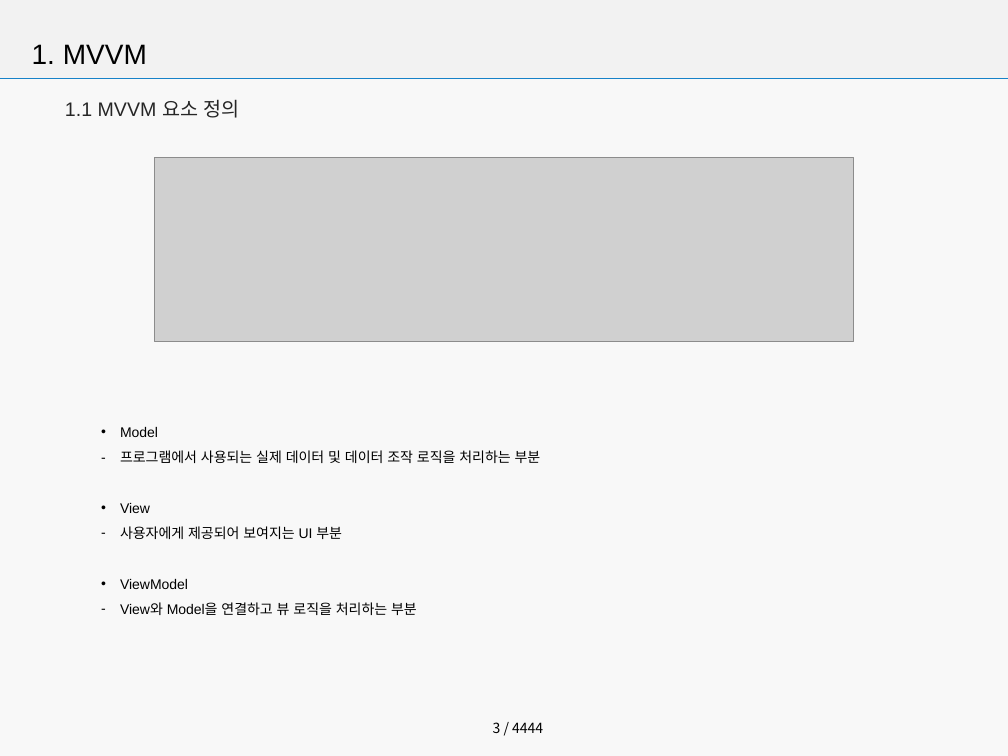
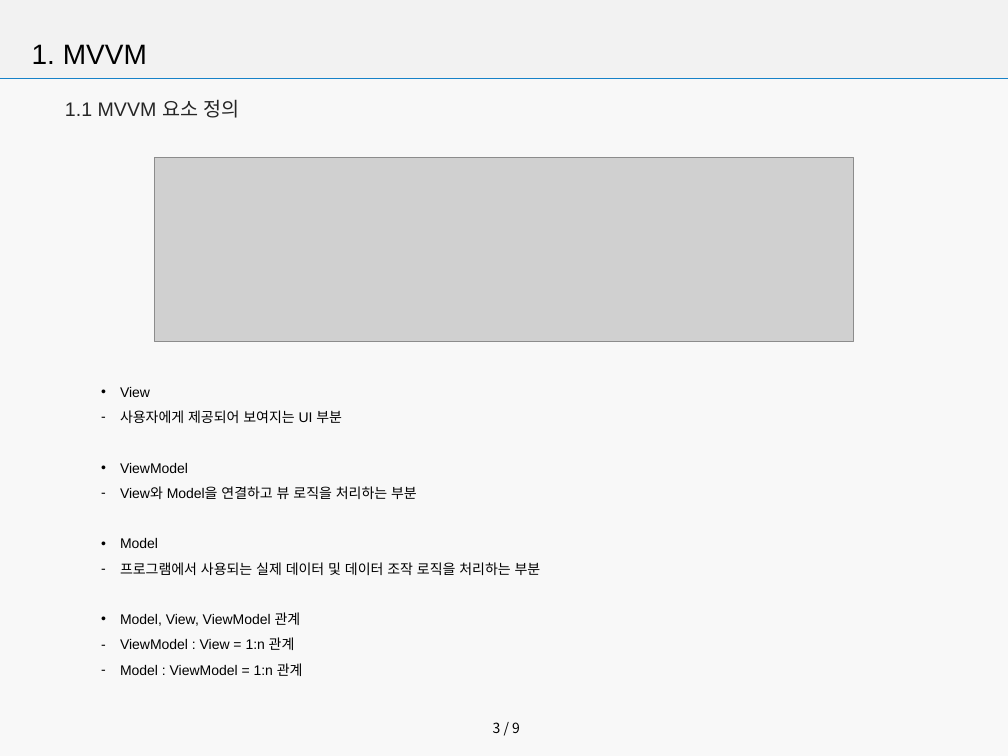
Before and after one commit to seoyoon630/MVVMDemo, a slide deck: slide 3 of Android MVVM.pptx. Drawn at 1008x756 pixels with LibreOffice and Linux fonts; fonts in the diff are those of the drawing; grey boxes stand for pictures; background and template pictures are left out. Boxes give left, top, right and bottom in pixels: in the first picture for what was removed or moved away, otherwise in the second. Text is boxed around its words. In the diff, an @@ line names an element or a change of style, - is before the commit and + after.

```diff
--- a/Android MVVM.pptx
+++ b/Android MVVM.pptx
@@ text "View": place and size @@
-text "View" at (120,427,541,615)
+text "View" at (120,387,541,676)
@@ text at (120,427,541,463): paragraphs removed @@
-• Model
-– 프로그램에서 사용되는 실제 데이터 및 데이터 조작 로직을 처리하는 부분
@@ text at (120,538,541,676): paragraphs added @@
+• Model
+– 프로그램에서 사용되는 실제 데이터 및 데이터 조작 로직을 처리하는 부분
+• Model, View, ViewModel 관계
+– ViewModel : View = 1:n 관계
+– Model : ViewModel = 1:n 관계
@@ page number at (493,722,520,733): text changed @@
-3 / 4444
+3 / 9
```
Also in this commit, not shown: 1 other slide changed, 5 slides added, 1 slide removed, 1 other file.
